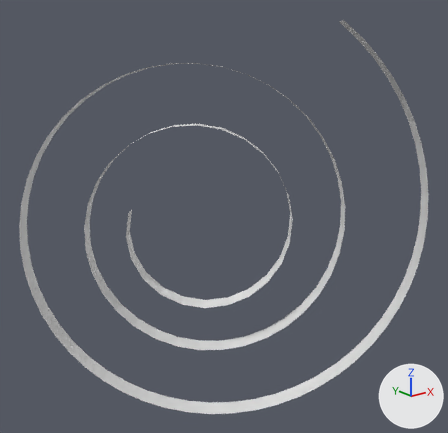
A saved change to the OBJ model clean_configuration/Data/swiss1.obj.
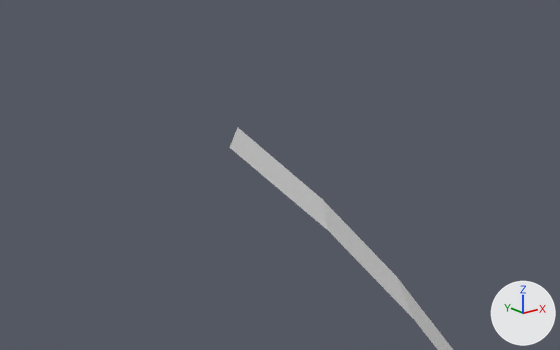
There are two pictures of each version: one whole from a 50 mm camera at (-15.05, -20.41, 8.26) aimed at (0.55, -0.9, 0.46), one close up from a 50 mm camera at (0.91, -8.4, 9.91) aimed at (4.41, -4.02, 8.16). Arrows for +X, +Y and +Z are at lower right; the lights stay in place. Where no turn or scale is listed for an object, it has been applied to the vertices.

The first close-up shows 'swiss1'.
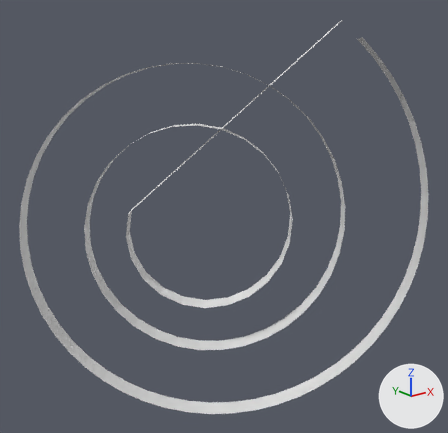
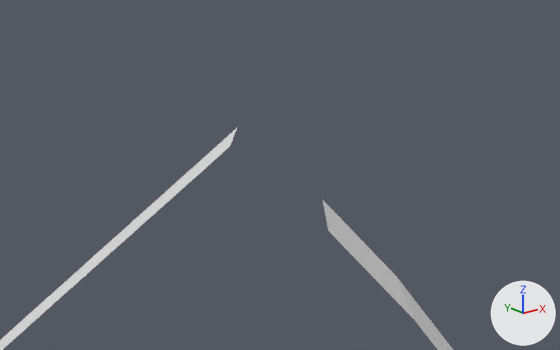
Location of each change, (x1, y1, x2, y2) in pixels of the close-ups (560 x 350 px):
'swiss1', reshaped
    before: (230, 127, 453, 350)
    after: (0, 128, 453, 350)
part 1 of me_swiss1, deleted
    before: (230, 147, 326, 229)

Diff of the bpy script that builds the scene:
```diff
--- a/clean_configuration/Data/swiss1.obj.py
+++ b/clean_configuration/Data/swiss1.obj.py
@@ me_swiss1 @@
 # used by ob_swiss1; location = (0.0, 0.0, 0.0)
-me_swiss1.from_pydata(...)  # 3000 vertices, 5742 faces; spans x -6.5..7.3, y -6.7..4.7, z -8.3..8.4
+me_swiss1.from_pydata(...)  # 2999 vertices, 5740 faces; spans x -6.5..7.3, y -6.7..4.7, z -8.3..8.4
+# me_swiss1 part 1: 1 vertex removed from x 4.2, y -3.7, z 8.4
```
